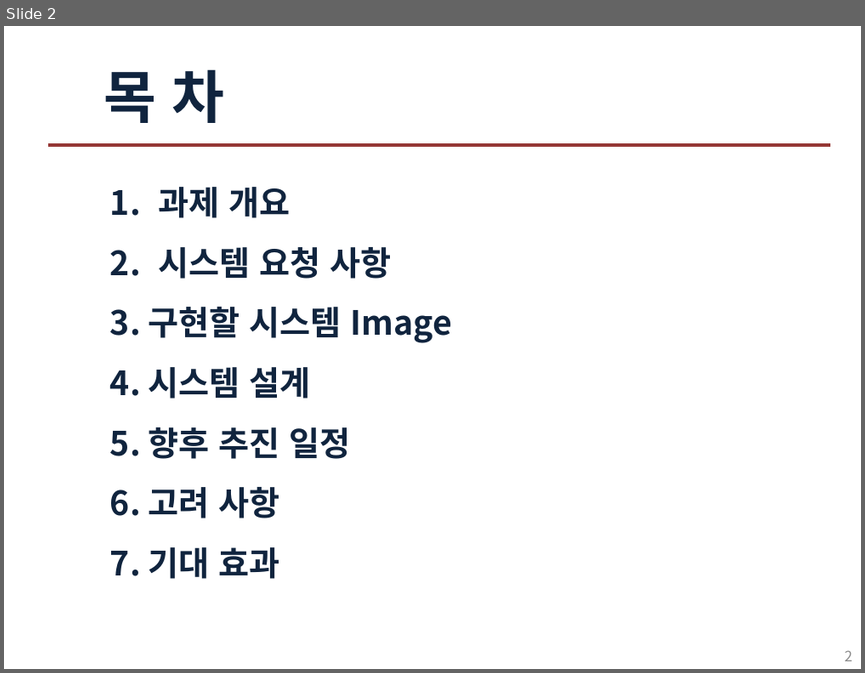
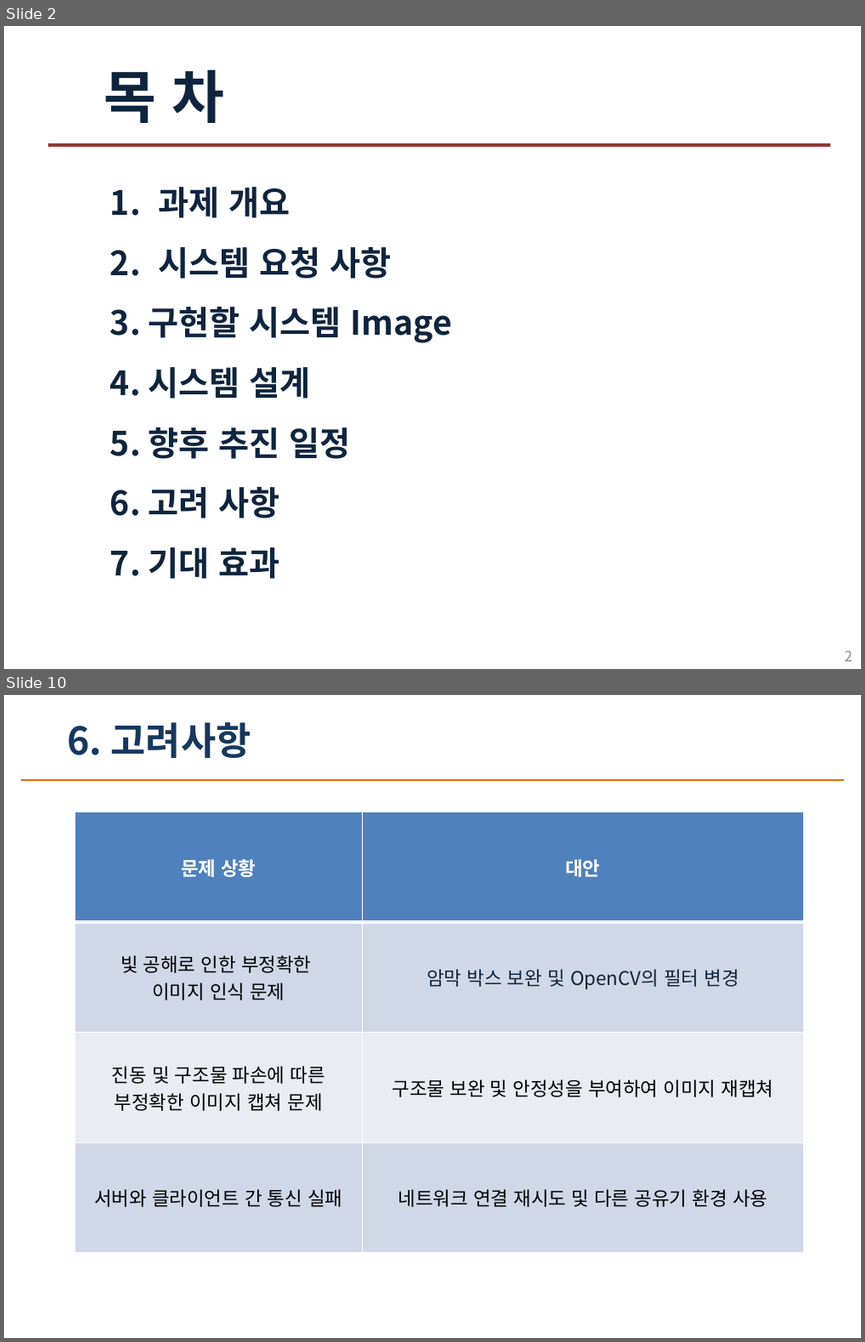
Before and after one commit to wonsokchoi/16project, a slide deck: team_ppt/Find Sit Project 발표 PPT.pptx. Shown one above the other, each under a label of ours: slide 2 before the commit, slides 2 and 10 after it; the slides between them are not shown. The pictures are 865x673 and 865x1342 pixels, drawn with LibreOffice and Linux fonts; fonts in the diff are those of the drawing; background and template pictures are left out. Boxes give left, top, right and bottom in pixels: in the first picture for what was removed or moved away, otherwise in the second. Text is boxed around its words. In the diff, an @@ line names an element or a change of style, - is before the commit and + after.

```diff
--- a/team_ppt/Find Sit Project 발표 PPT.pptx
+++ b/team_ppt/Find Sit Project 발표 PPT.pptx
@@ slide 10 added at (4, 695, 861, 1338), background #FFFFFF @@
@@ text added at (67, 722, 251, 758), 32 pt, text #17375E, bold @@
+6. 고려사항
@@ line added from (21, 780) to (844, 780), #E46C0A 1.5 pt @@
@@ table added at (75, 812, 803, 1253), 4 rows, 2 columns @@
+문제 상황 | 대안
+빛 공해로 인한 부정확한 / 이미지 인식 문제 | 암막 박스 보완 및 OpenCV의 필터 변경
+진동 및 구조물 파손에 따른 / 부정확한 이미지 캡쳐 문제 | 구조물 보완 및 안정성을 부여하여 이미지 재캡쳐
+서버와 클라이언트 간 통신 실패 | 네트워크 연결 재시도 및 다른 공유기 환경 사용
```
Also in this commit, not shown: 4 slides changed, 4 other slides added, 7 slides removed.
